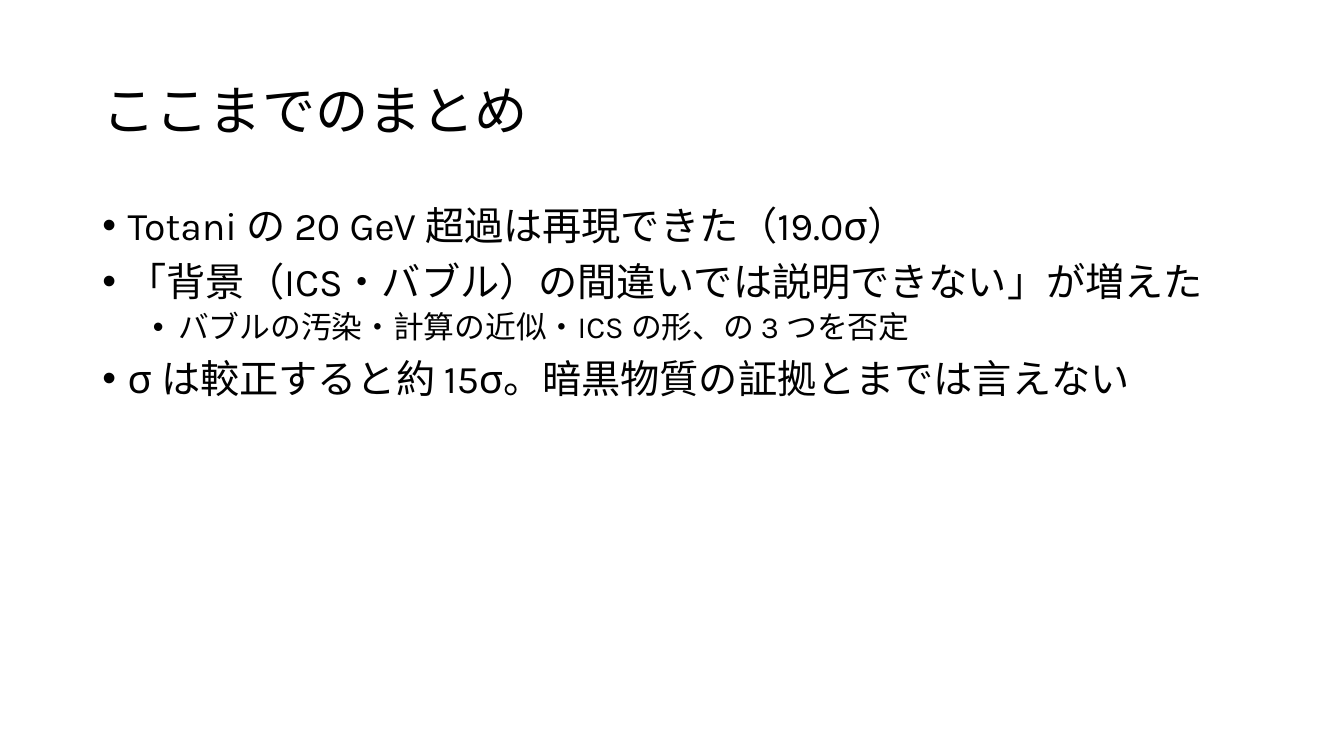
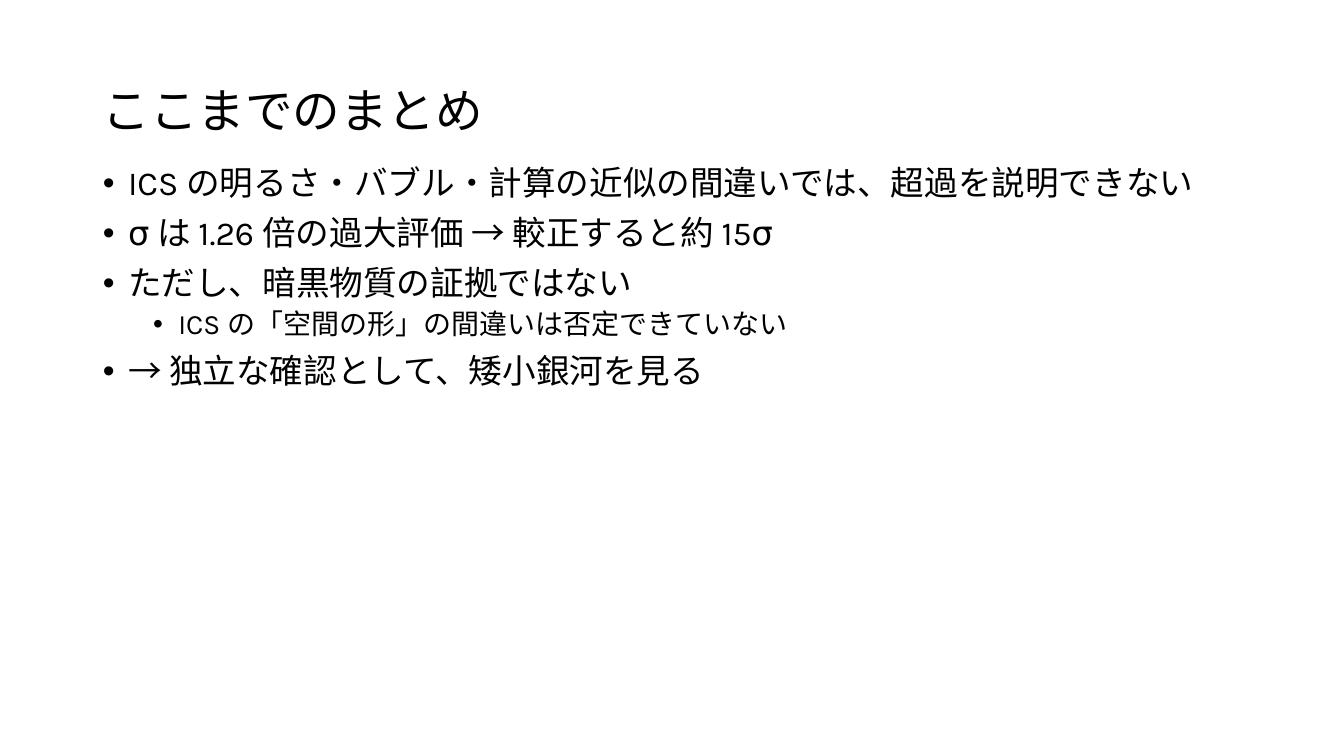
Before and after one commit to Mikann20041029/darkmatter-slides, a slide deck: slide 16 of slides/2026-10-02_研究進捗報告.pptx (slide 9 before the commit). Drawn at 1344x756 pixels with LibreOffice and Linux fonts; fonts in the diff are those of the drawing. Boxes give left, top, right and bottom in pixels: in the first picture for what was removed or moved away, otherwise in the second. Text is boxed around its words. In the diff, an @@ line names an element or a change of style, - is before the commit and + after.

```diff
--- a/slides/2026-10-02_研究進捗報告.pptx
+++ b/slides/2026-10-02_研究進捗報告.pptx
@@ title "ここまでのまとめ" at (102, 90, 482, 131): size 38 to 34 pt @@
@@ text at (128, 166, 1193, 386): text changed; size 28 to 24 pt @@
-• Totani の 20 GeV 超過は再現できた（19.0σ）
-• 「背景（ICS・バブル）の間違いでは説明できない」が増えた
-  • バブルの汚染・計算の近似・ICS の形、の 3 つを否定
-• σ は較正すると約 15σ。暗黒物質の証拠とまでは言えない
+• ICS の明るさ・バブル・計算の近似の間違いでは、超過を説明できない
+• σ は 1.26 倍の過大評価 → 較正すると約 15σ
+• ただし、暗黒物質の証拠ではない
+  • ICS の「空間の形」の間違いは否定できていない
+• → 独立な確認として、矮小銀河を見る
```
Also in this commit, not shown: 10 other slides changed, 24 slides added, 7 slides removed, 4 other files.
